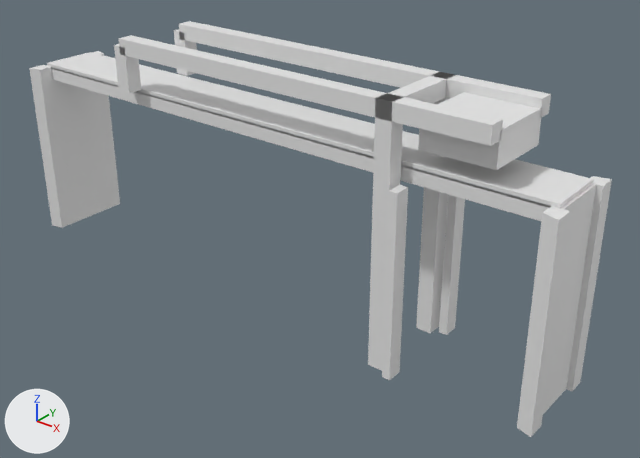
A saved change to the glTF model models/almere/almere-michaux-brug/almere-michaux-brug.glb.
Both versions are drawn from a 50 mm camera at (30.3, -33.7, 16.0) aimed at (2.8, 0.7, -5.4). Arrows for +X, +Y and +Z are at lower left; the lights stay in place. The picture after the commit comes second.

Objects in the first picture: 'building:balans', 'building:balans 2', 'building:contragewicht', 'building:hamei', 'building:hamei 2', 'building:hangstang', 'building:hangstang 2', 'building:pijler', 'building:pijler 2', 'building:portaal', 'road:dek', 'road:fietspad', 'road:landhoofd', 'road:landhoofd 2'.
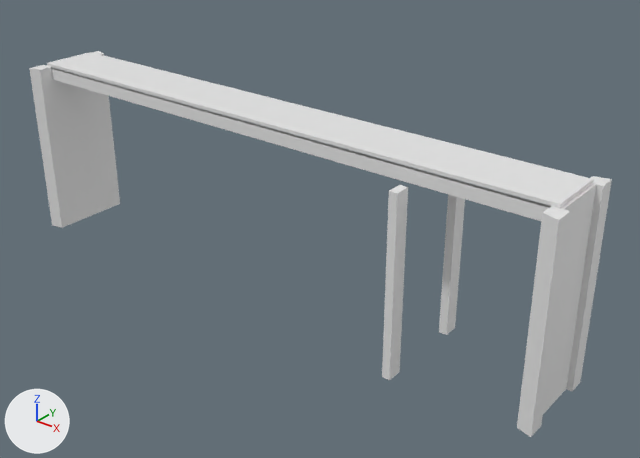
Boxes (x1, y1, x2, y2) around the edits, measured in the pictures (640 x 458 px):
'building:balans 2', deleted: before (119, 35, 503, 146)
'building:balans', deleted: before (179, 21, 551, 117)
'building:contragewicht', deleted: before (418, 92, 542, 170)
'building:hamei 2', deleted: before (368, 93, 403, 371)
'building:hamei', deleted: before (416, 72, 454, 333)
'building:portaal', deleted: before (383, 74, 449, 103)
'building:hangstang 2', deleted: before (114, 44, 141, 93)
'building:hangstang', deleted: before (174, 29, 197, 76)

Edits to the bpy script that builds the scene:
```text
Remove ob_building_hamei:
    ob_building_hamei = bpy.data.objects.new('building:hamei', me_hamei)
    ob_building_hamei.location = (0.0, 0.0, 0.0)
Remove ob_building_hamei_2:
    ob_building_hamei_2 = bpy.data.objects.new('building:hamei 2', me_hamei_2)
    ob_building_hamei_2.location = (0.0, 0.0, 0.0)
Remove ob_building_portaal:
    ob_building_portaal = bpy.data.objects.new('building:portaal', me_portaal)
    ob_building_portaal.location = (0.0, 0.0, 0.0)
Remove ob_building_balans:
    ob_building_balans = bpy.data.objects.new('building:balans', me_balans)
    ob_building_balans.location = (0.0, 0.0, 0.0)
Remove ob_building_hangstang:
    ob_building_hangstang = bpy.data.objects.new('building:hangstang', me_hangstang)
    ob_building_hangstang.location = (0.0, 0.0, 0.0)
Remove ob_building_balans_2:
    ob_building_balans_2 = bpy.data.objects.new('building:balans 2', me_balans_2)
    ob_building_balans_2.location = (0.0, 0.0, 0.0)
Remove ob_building_hangstang_2:
    ob_building_hangstang_2 = bpy.data.objects.new('building:hangstang 2', me_hangstang_2)
    ob_building_hangstang_2.location = (0.0, 0.0, 0.0)
Remove ob_building_contragewicht:
    ob_building_contragewicht = bpy.data.objects.new('building:contragewicht', me_contragewicht)
    ob_building_contragewicht.location = (0.0, 0.0, 0.0)
```
